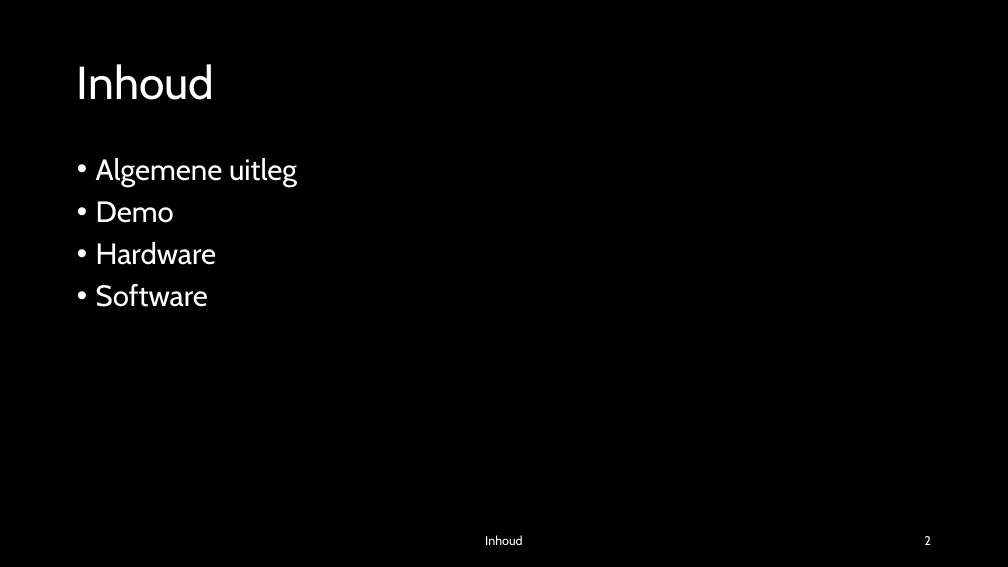
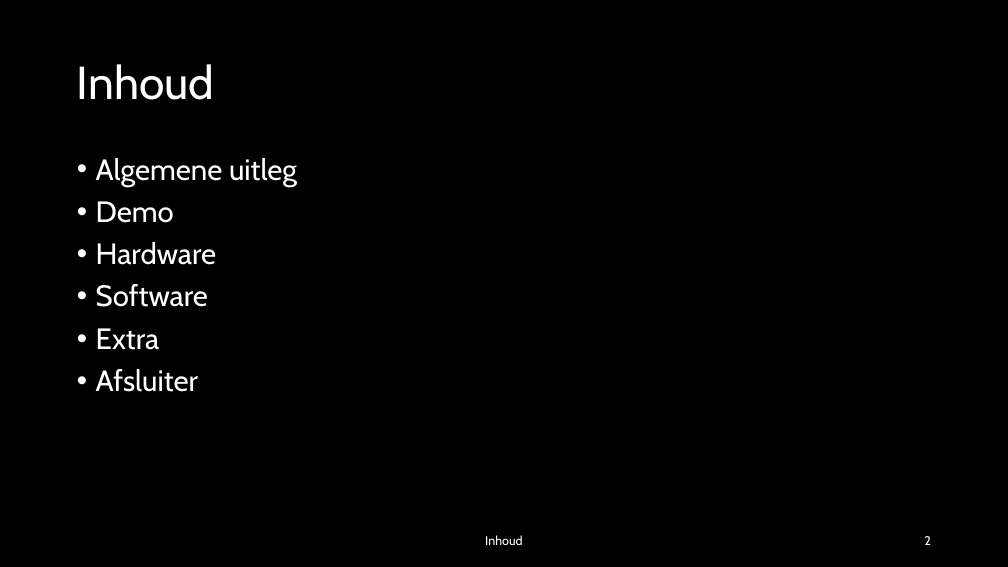
Before and after one commit to Nowie69/Eindproject-Robot-6ICW, a slide deck: slide 2 of Robot met mecanum wheels.pptx. Drawn at 1008x567 pixels with LibreOffice and Linux fonts; fonts in the diff are those of the drawing; background and template pictures are left out. Boxes give left, top, right and bottom in pixels: in the first picture for what was removed or moved away, otherwise in the second. Text is boxed around its words. In the diff, an @@ line names an element or a change of style, - is before the commit and + after.

```diff
--- a/Robot met mecanum wheels.pptx
+++ b/Robot met mecanum wheels.pptx
@@ text at (x1=96, y1=328, x2=198, y2=392): paragraphs added @@
+• Extra
+• Afsluiter
```
Also in this commit, not shown: 2 other slides changed, 8 slides added, 1 other file.
